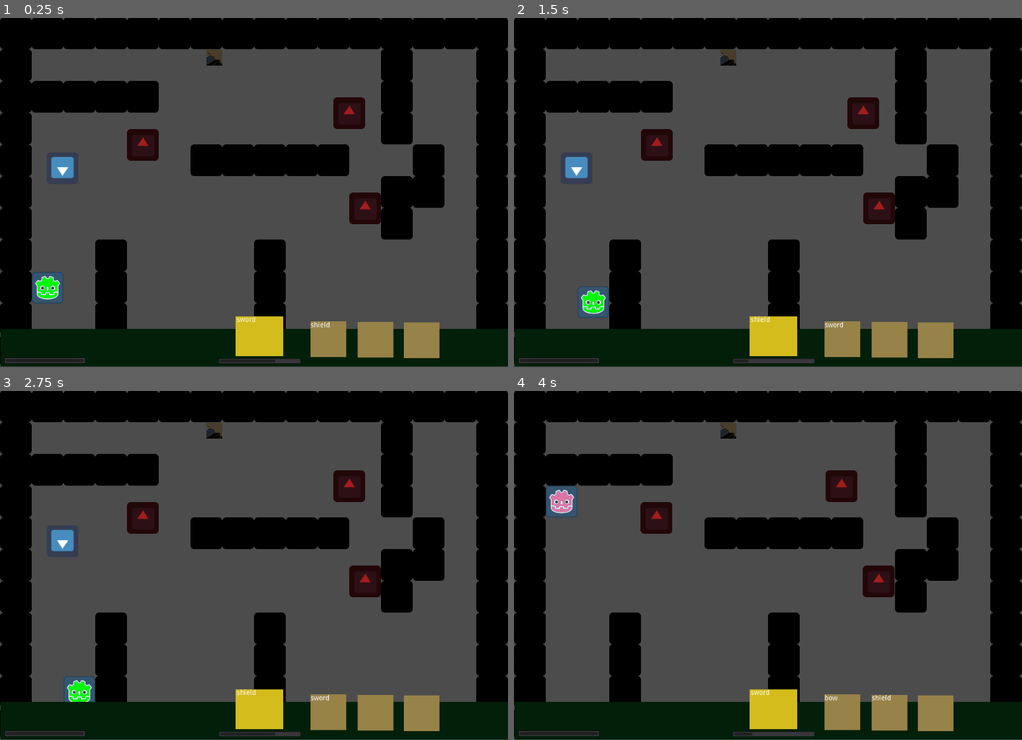
Above: before the commit, frames 1-4 (two rows, left to right).
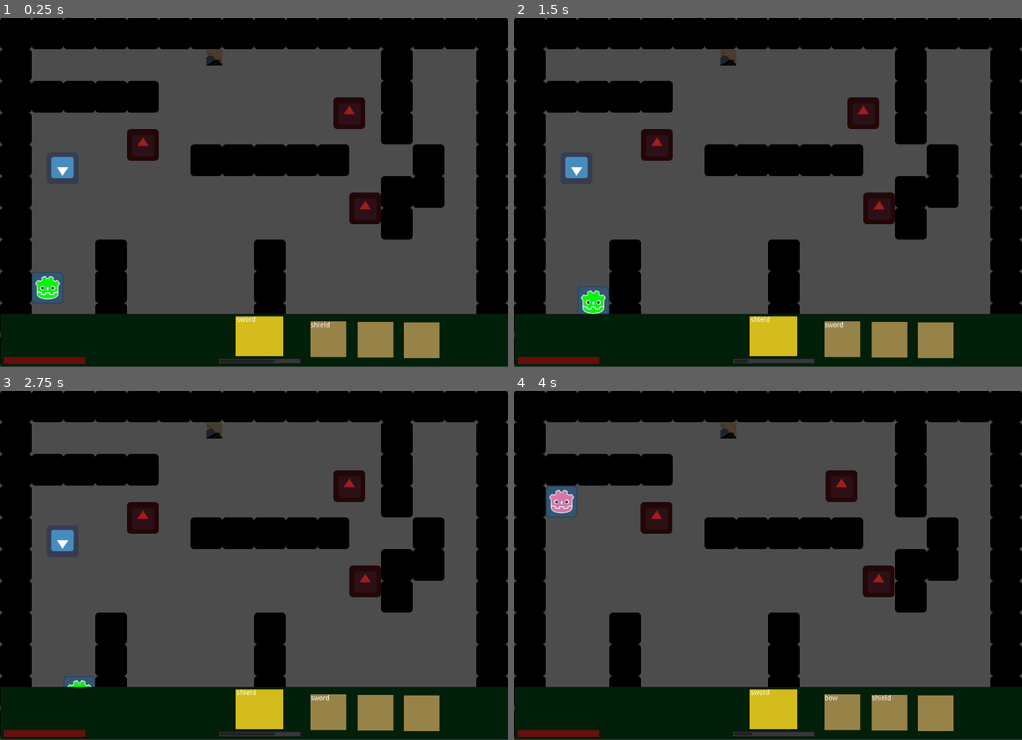
Above: after the commit, the same moments.

Repository: mfurtak/gmtk-game-jam-2019
Game: Godot game, scene res://Main.tscn
Two runs of this game, one before a commit and one after it. Both use one fixed random seed, a clock stepped at 60 frames per second and the inputs below. The engine's default icon, where the game draws it, is replaced by a stand-in: a white triangle on a blue panel in a dark square.
Inputs:
- Up to frame 1 (0.25 s): no input
- Up to frame 2 (1.5 s): hold Right (ui_right) 0.53-1.28 s; tap Space (ui_select) at 0.77 s; tap Enter at 1.25 s; hold Down (ui_down) from 1.28 s (still down)
- Up to frame 3 (2.75 s): tap Space (ui_select) at 1.52 s; release Down (ui_down) at 2.03 s; hold Right (ui_right) from 2.03 s (still down)
- Up to frame 4 (4 s): release Right (ui_right) at 2.78 s; hold Up (ui_up) 2.78-3.53 s; tap Space (ui_select) at 3.02, 3.77 s; hold Left (ui_left) from 3.53 s (still down)

The runs differ from the first frame. In frame 1, 3.9% of the frame differs, in the area x 0-100%, y 84-100%; in frame 2, 3.9%; in frame 3, 3.9%; in frame 4, 3.9%.

Commit message:
Colors

Diff:
--- a/gmtk-godot/HUD.tscn
+++ b/gmtk-godot/HUD.tscn
@@ -1,11 +1,14 @@
-[gd_scene format=2]
+[gd_scene load_steps=2 format=2]
+
+[sub_resource type="StyleBoxFlat" id=1]
+bg_color = Color( 0.403922, 0.054902, 0.054902, 1 )
 
 [node name="HUD" type="CanvasLayer"]
 editor/display_folded = true
 
 [node name="HudBar" type="ColorRect" parent="."]
 margin_left = 1.0
-margin_top = 627.0
+margin_top = 597.0
 margin_right = 1025.0
 margin_bottom = 703.0
 color = Color( 0.00784314, 0.121569, 0.0392157, 1 )
@@ -30,6 +33,7 @@
 margin_right = -0.056015
 margin_bottom = 0.335938
 rect_clip_content = true
+custom_styles/fg = SubResource( 1 )
 percent_visible = false
 
 [node name="ItemCards" type="Node" parent="."]
